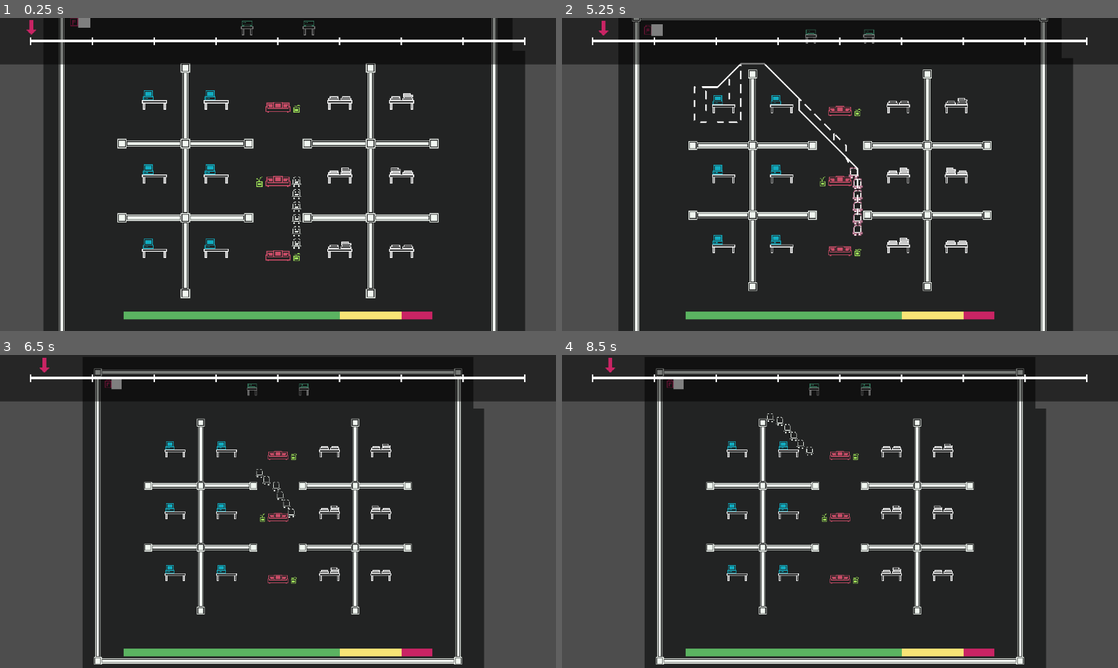
Above: before the commit, frames 1-4 (two rows, left to right).
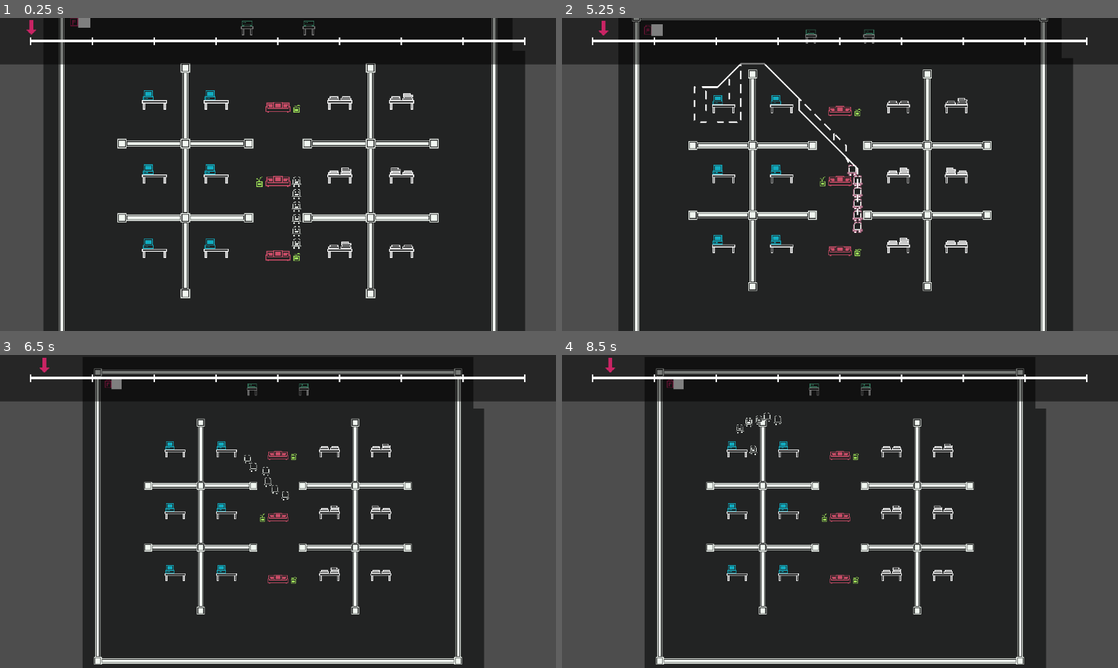
Above: after the commit, the same moments.

Repository: dch777/loopy-llc
Game: Godot game, scene res://levels/floor.tscn
Same seed, same stepped clock (60 frames per second), same inputs: the game is played once before the commit and once after it. This scene is started directly instead of the project's main scene. Sound files missing from this copy of the repository are replaced by a short silence.
Inputs (mouse positions are in pixels of both pictures, inside the frame that each line leads up to):
- Up to frame 1 (0.25 s): no input
- Up to frame 2 (5.25 s): drag from (856, 180) to (717, 93) at 0.52 s; drag from (856, 193) to (717, 93) at 1.27 s; move the mouse to (856, 205) at 2.02 s; hold Middle mouse button (drag) 2.03-2.75 s; click (856, 205) at 2.3 s; drag from (856, 218) to (717, 243) at 2.77 s; drag from (856, 230) to (778, 93) at 3.52 s; drag from (856, 243) to (778, 93) at 4.27 s; move the mouse to (717, 93) at 5.02 s; press the mouse at (717, 93) at 5.03 s; tap Mouse wheel down (zoom out) at 5.1 s
- Up to frame 3 (6.5 s): release the mouse at (155, 430) at 5.75 s; drag from (172, 567) to (294, 520) at 5.77 s
- Up to frame 4 (8.5 s): drag from (789, 445) to (789, 567) at 6.52 s; drag from (789, 505) to (734, 567) at 7.27 s; move the mouse to (789, 567) at 8.02 s; hold Shift (multi) from 8.03 s (still down); click (789, 567) at 8.3 s

The runs differ from the first frame. In frame 1, 1.5% of the frame differs, in the area x 22-78%, y 93-97%; in frame 2, 1.8%, in the area x 22-78%, y 30-97%; in frame 3, 1.6%; in frame 4, 1.7%.

Commit message:
Added tiredness to status bar

Diff:
--- a/assets/shaders/status_bar.gdshader
+++ b/assets/shaders/status_bar.gdshader
@@ -4,29 +4,17 @@
 uniform vec4 tired_color : source_color = vec4(0.969, 0.894, 0.463, 1.0);
 uniform vec4 angry_color : source_color = vec4(0.788, 0.141, 0.392, 1.0);
 
-uniform float happy_size = 0.7;
-uniform float tired_size = 0.2;
-uniform float angry_size = 0.1;
-
-void vertex() {
-	// Called for every vertex the material is visible on.
-}
+uniform float tired_size = 0.0;
+uniform float angry_size = 0.0;
 
 void fragment() {
-	vec2 uv = UV;
-
-	if (uv.x < happy_size) {
+	if (1.0 - UV.x < tired_size) {
+		COLOR = tired_color;
+	}
+	else if (1.0 - UV.x < tired_size + angry_size) {
+		COLOR = angry_color;
+	}
+	else {
 		COLOR = happy_color;
 	}
-	else if (uv.x < happy_size + tired_size) {
-		COLOR = tired_color;
-	}
-	else {
-		COLOR = angry_color;
-	}
 }
-
-//void light() {
-//	// Called for every pixel for every light affecting the CanvasItem.
-//	// Uncomment to replace the default light processing function with this one.
-//}
--- a/levels/floor.tscn
+++ b/levels/floor.tscn
@@ -88,7 +88,6 @@
 shader_parameter/happy_color = Color(0.357, 0.702, 0.38, 1)
 shader_parameter/tired_color = Color(0.969, 0.894, 0.463, 1)
 shader_parameter/angry_color = Color(0.788, 0.141, 0.392, 1)
-shader_parameter/happy_size = 0.7
 shader_parameter/tired_size = 0.2
 shader_parameter/angry_size = 0.1
 
@@ -100,10 +99,11 @@
 zoom_max = 10.0
 zoom_min = 1.6
 
-[node name="manager" type="Node2D" parent="." node_paths=PackedStringArray("camera")]
+[node name="manager" type="Node2D" parent="." node_paths=PackedStringArray("camera", "status_bar")]
 z_index = 1
 script = ExtResource("2_aawf1")
 camera = NodePath("../Camera2D")
+status_bar = NodePath("../CanvasLayer/StatusBar")
 
 [node name="background" type="TileMapLayer" parent="manager"]
 z_as_relative = false
--- a/prefabs/desk.tscn
+++ b/prefabs/desk.tscn
@@ -13,7 +13,6 @@
 target_offsets = Array[Vector2i]([Vector2i(0, 1)])
 facing_up = true
 facing_left = true
-exhaustion_rate = 0.03
 
 [node name="Area2D" type="Area2D" parent="."]
 position = Vector2(16, 0)
--- a/scripts/manager.gd
+++ b/scripts/manager.gd
@@ -4,7 +4,7 @@
 
 @export var diagonal_mode: AStarGrid2D.DiagonalMode = AStarGrid2D.DiagonalMode.DIAGONAL_MODE_ONLY_IF_NO_OBSTACLES
 @export var camera: Camera2D
-@export var StatusBar: Node
+@export var status_bar: Node
 
 @onready var astar = AStarGrid2D.new()
 @onready var background: TileMapLayer = $background
@@ -51,6 +51,13 @@
 	var hovered_cell = background.local_to_map(get_local_mouse_position())
 	var hovered_cell_global_coords = map_to_global(hovered_cell)
 	hover_shader.set_shader_parameter("highlighted_cell", hovered_cell_global_coords)
+
+	if selected_workers.size() == 1:
+		status_bar.visible = true
+		status_bar.material.set_shader_parameter("tired_size", selected_workers.keys()[0].exhaustion)
+		status_bar.material.set_shader_parameter("angry_size", 0.0)
+	else:
+		status_bar.visible = false
 
 	if select_timer < 0.5 and select_rect.size.length() <= 32 and selected_workers.size() > 0 and hovered_objects.size() == 0 and astar.is_in_boundsv(hovered_cell) and !astar.is_point_solid(hovered_cell):
 		hover_shader.set_shader_parameter("active", 1.0)
--- a/scripts/states/idle.gd
+++ b/scripts/states/idle.gd
@@ -7,5 +7,5 @@
 
 	if fsm.exhaustion > 0.9 and !fsm.selected:
 		finished.emit("sleep", false)
-	elif fsm.exhaustion > 0.5:
+	elif fsm.exhaustion > 0.7:
 		fsm.emotion = "tired"
--- a/scripts/states/move.gd
+++ b/scripts/states/move.gd
@@ -2,10 +2,10 @@
 
 class_name Move extends State
 
-@export_range(0, 10, 0.01, "suffix:t/s") var speed: float = 1.0
-@export_range(0, 10, 0.01, "suffix:t/s") var tired_speed: float = 0.5
+@export_range(0, 10, 0.01, "suffix:t/s") var speed: float = 5.0
+@export_range(0, 10, 0.01, "suffix:t/s") var tired_speed: float = 2.0
 @export var error_radius: float = 16.0
-@export_range(0, 1.0, 0.01, "suffix:%/t") var exhaustion_rate: float = 0.01
+@export_range(0, 1.0, 0.01, "suffix:%/t") var exhaustion_rate: float = 0.001
 
 func enter():
 	fsm.play_animation("walk")
@@ -23,11 +23,9 @@
 
 	if fsm.path.size() > 1 and dir.length() <= error_radius:
 		fsm.map_position = fsm.path.pop_front()
-		fsm.exhaustion += exhaustion_rate
 		dir = fsm.manager.map_to_global(fsm.path[0]) - fsm.global_position
 	elif fsm.path.size() == 1 and dir.length() <= 1.0:
 		completed = true
-		print(fsm.site)
 		if fsm.site != null:
 			finished.emit("sit", true)
 		else:
@@ -35,11 +33,12 @@
 
 	if fsm.exhaustion > 0.9 and !fsm.selected:
 		finished.emit("sleep", false)
-	elif fsm.exhaustion > 0.5:
+	elif fsm.exhaustion > 0.7:
 		fsm.emotion = "tired"
-		fsm.global_position += dir.normalized() * tired_speed
+		fsm.global_position += dir.normalized() * 16.0 * tired_speed * delta
 	else:
-		fsm.global_position += dir.normalized() * speed
+		fsm.global_position += dir.normalized() * 16.0 * speed * delta
+		fsm.exhaustion += exhaustion_rate * speed * delta
 
 func exit():
 	if completed and fsm.path.size() > 0:
--- a/scripts/states/sleep.gd
+++ b/scripts/states/sleep.gd
@@ -2,7 +2,7 @@
 
 class_name Sleep extends State
 
-@export_range(-1.0, 1.0, 0.01, "suffix:%/s") var recovery_rate: float = 0.003
+@export_range(-1.0, 1.0, 0.01, "suffix:%/s") var recovery_rate: float = 0.01
 @export_range(-1.0, 1.0, 0.01, "suffix:%/s") var wake_threshold: float = 0.5
 
 func enter():
--- a/scripts/states/work.gd
+++ b/scripts/states/work.gd
@@ -23,7 +23,7 @@
 	if fsm.exhaustion > 0.9 and !fsm.selected:
 		completed = false
 		finished.emit("sleep", false)
-	elif fsm.exhaustion > 0.5:
+	elif fsm.exhaustion > 0.7:
 		fsm.emotion = "tired"
 	else:
 		fsm.emotion = "default"
